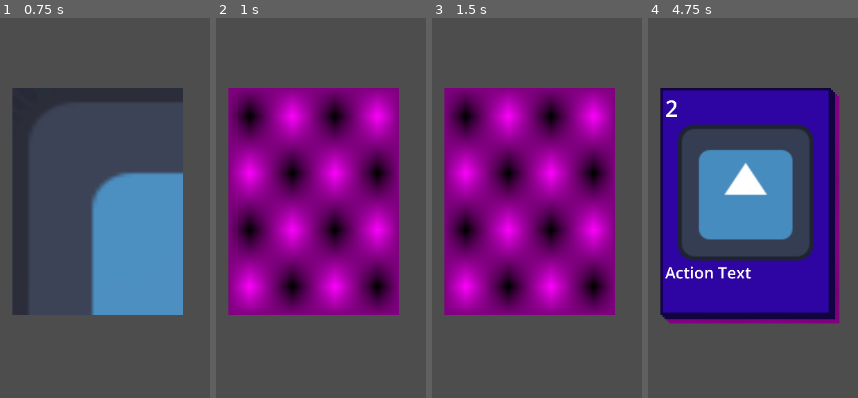
Above: before the commit, frames 1-4 (left to right).
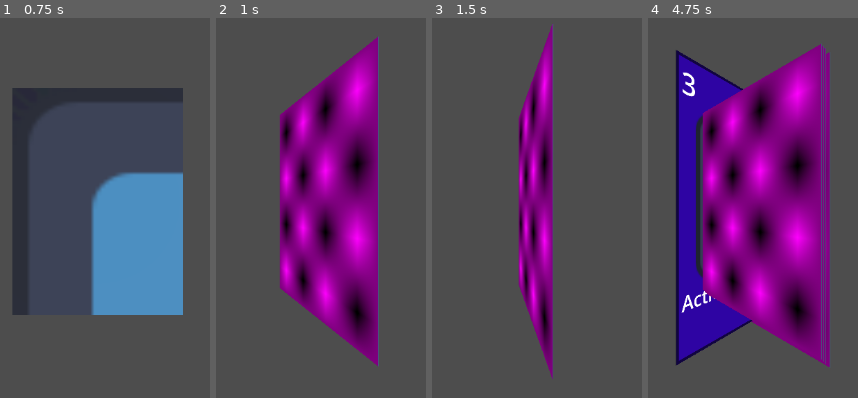
Above: after the commit, the same moments.

Repository: MamaDespik/GGJ-1
Game: Godot game, scene res://Cards/card_pile.tscn
Two runs of this game, one before a commit and one after it. Both use one fixed random seed, a clock stepped at 60 frames per second and the inputs below. The engine's default icon, where the game draws it, is replaced by a stand-in: a white triangle on a blue panel in a dark square.
Inputs (mouse positions are in pixels of both pictures, inside the frame that each line leads up to):
- Up to frame 1 (0.75 s): tap Enter (ui_accept) at 0.5 s; move the mouse to (outside the picture) at 0.52 s; press the mouse at (outside the picture) at 0.53 s; hold D (move_right) from 0.53 s (still down)
- Up to frame 2 (1 s): keep holding D (move_right); tap Enter (ui_accept) at 0.77, 0.8 s
- Up to frame 3 (1.5 s): tap Enter (ui_accept) at 1.07, 1.35 s; move the mouse to (545, 234) at 1.27 s; release D (move_right) at 1.28 s; release the mouse at (545, 234) at 1.28 s; hold S (move_down) from 1.28 s (still down)
- Up to frame 4 (4.75 s): tap Enter (ui_accept) at 1.52, 1.82, 2.3, 3.02, 3.32, 4.52 s; click (761, 234) at 1.55 s; move the mouse to (outside the picture) at 2.02 s; release S (move_down) at 2.03 s; press the mouse at (outside the picture) at 2.03 s; hold D (move_right) 2.03-2.78 s; move the mouse to (outside the picture) at 2.77 s; release the mouse at (outside the picture) at 2.78 s; hold W (move_up) 2.78-3.53 s; click (outside the picture) at 2.85 s; move the mouse to (outside the picture) at 3.52 s; hold Enter (ui_accept) 3.53-4.28 s; hold A (move_left) from 3.53 s (still down); move the mouse to (681, 143) at 4.27 s; click (681, 143) at 4.35 s

Frame 1 is identical in both runs. In frame 2, 42% of the frame differs, in the area x 5-88%, y 5-92%; in frame 3, 47%; in frame 4, 57%, in the area x 5-91%, y 6-92%.

Commit message:
Tweak Card Flip Animation Speed

Diff:
--- a/godovelopment-game-jam-1/Cards/card.gd
+++ b/godovelopment-game-jam-1/Cards/card.gd
@@ -28,7 +28,7 @@
 	if is_face_up: target_angle = PI
 	else: target_angle = 0
 	var tween = create_tween()
-	tween.tween_property(card_model, "rotation", Vector3(0,target_angle,0), .1)
+	tween.tween_property(card_model, "rotation", Vector3(0,target_angle,0), .3)
 	tween.tween_property(self, "is_face_up", !is_face_up, 0)
 	return
 
--- a/godovelopment-game-jam-1/Player/player.tscn
+++ b/godovelopment-game-jam-1/Player/player.tscn
@@ -64,7 +64,7 @@
 
 [node name="AnimationPlayer" type="AnimationPlayer" parent="."]
 libraries = {
-"": SubResource("AnimationLibrary_x3vf3")
+&"": SubResource("AnimationLibrary_x3vf3")
 }
 
 [connection signal="animation_changed" from="AnimationPlayer" to="." method="_on_animation_player_animation_changed"]
Not shown, changed: Notes.txt
